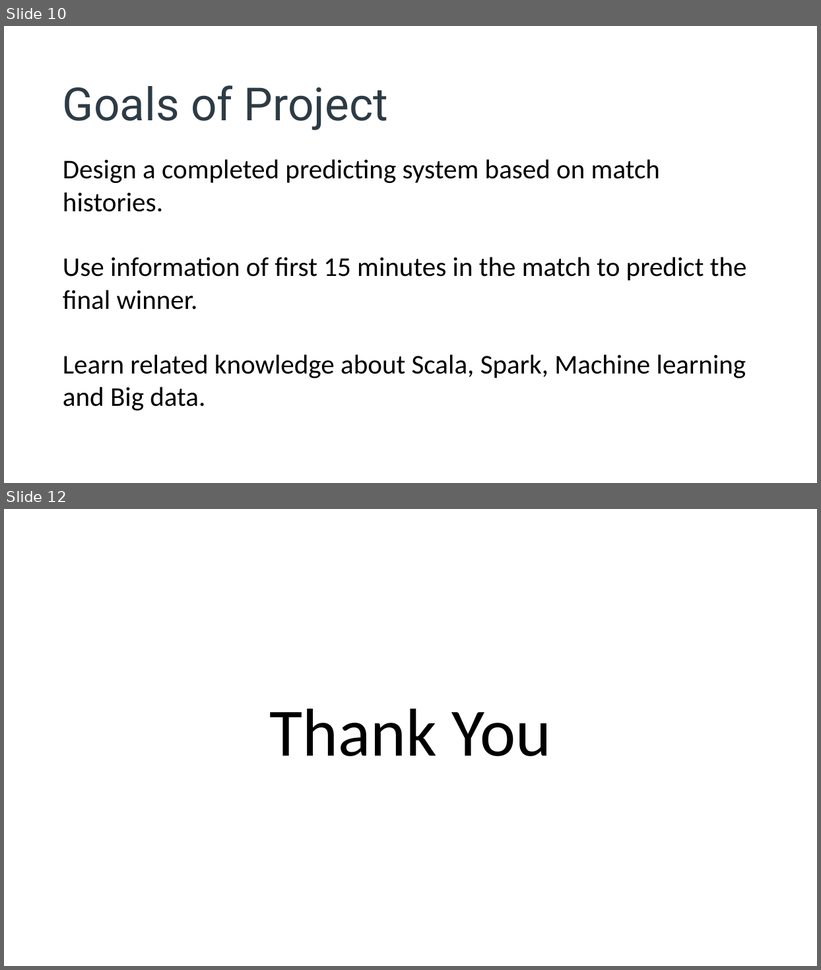
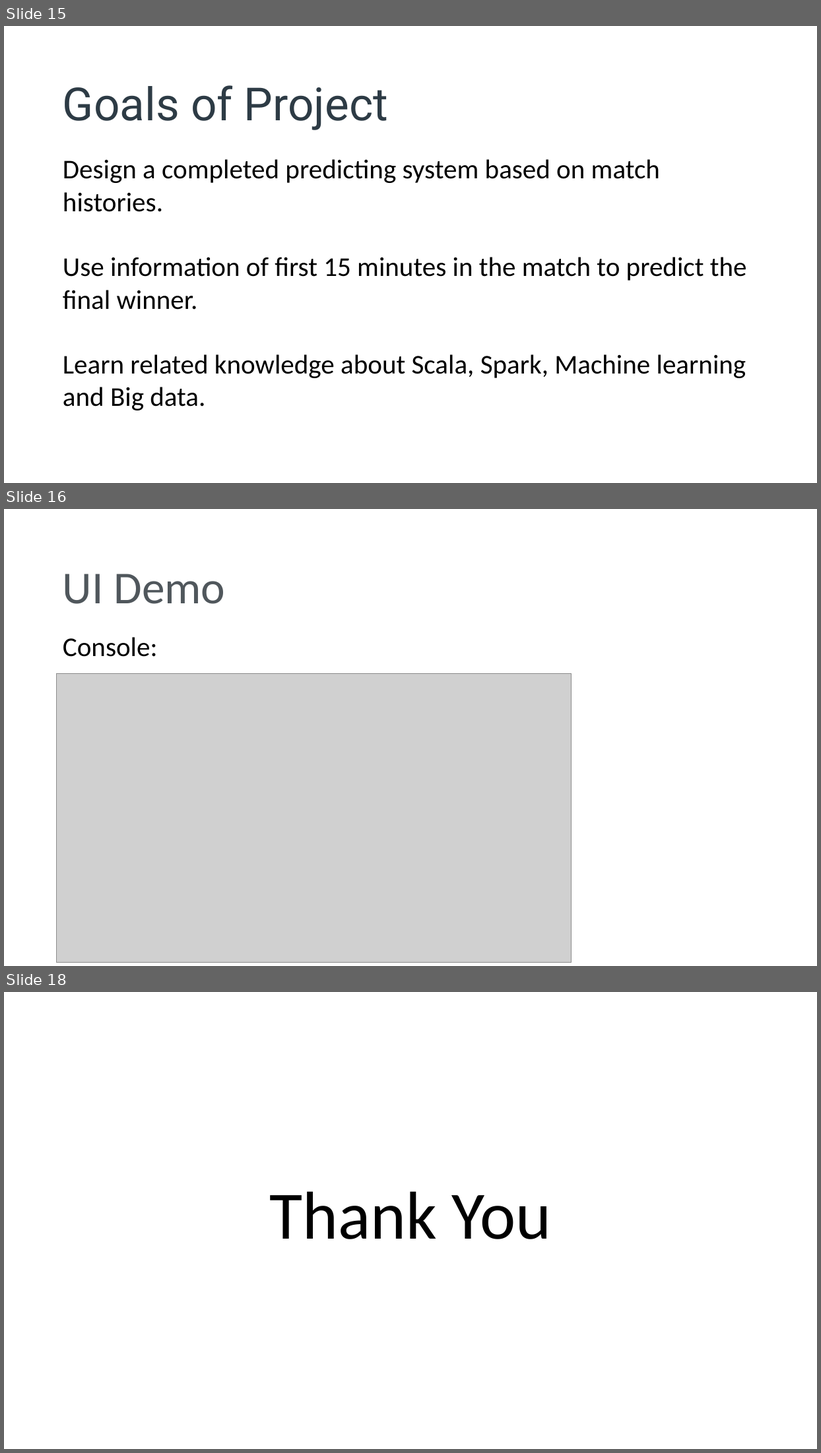
Before and after one commit to yougugugu/CSYE7200_Final_Project_Team7, a slide deck: Predicting Winner of LOL Match(final).pptx. Shown one above the other, each under a label of ours: slides 10 and 12 before the commit, slides 15, 16 and 18 after it; the slides between them are not shown. The pictures are 821x970 and 821x1453 pixels, drawn with LibreOffice and Linux fonts; fonts in the diff are those of the drawing; grey boxes stand for pictures. Boxes give left, top, right and bottom in pixels: in the first picture for what was removed or moved away, otherwise in the second. Text is boxed around its words. In the diff, an @@ line names an element or a change of style, - is before the commit and + after.

```diff
--- a/Predicting Winner of LOL Match(final).pptx
+++ b/Predicting Winner of LOL Match(final).pptx
@@ slide 16 added at box(4, 509, 817, 966), background #FFFFFF @@
@@ text added at box(63, 574, 225, 604), 54 pt, text #50575C @@
+UI Demo
@@ text added at box(63, 637, 158, 657), 32 pt, text #000000 @@
+Console:
@@ picture added at box(56, 674, 572, 963) @@
@@ what was slide 10 is now slide 15 @@
@@ what was slide 12 is now slide 18 @@
```
Also in this commit, not shown: 5 slides changed, 6 other slides added, 1 slide removed, 3 other files.
